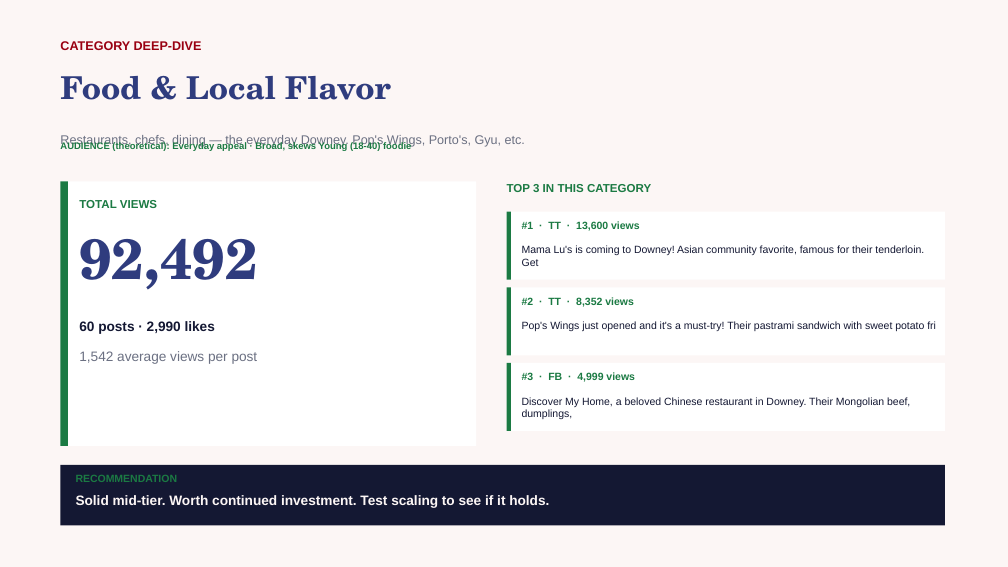
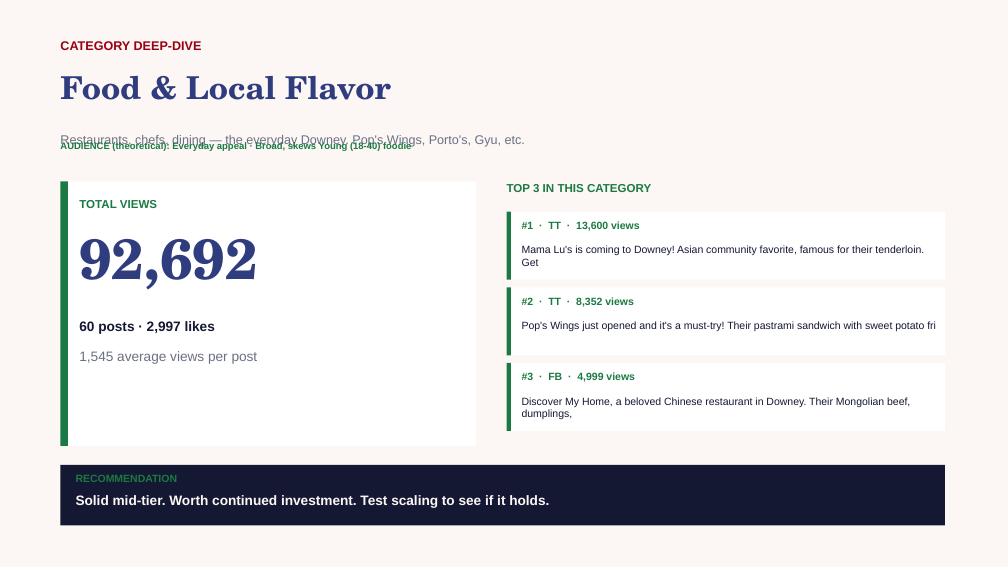
Before and after one commit to zvmmer/talking-downey-kpis, a slide deck: slide 5 of SPONSOR_CONTENT_REPORT.pptx. Drawn at 1008x567 pixels with LibreOffice and Linux fonts; fonts in the diff are those of the drawing. Boxes give left, top, right and bottom in pixels: in the first picture for what was removed or moved away, otherwise in the second. Text is boxed around its words. In the diff, an @@ line names an element or a change of style, - is before the commit and + after.

```diff
--- a/SPONSOR_CONTENT_REPORT.pptx
+++ b/SPONSOR_CONTENT_REPORT.pptx
@@ text at [79,239,257,290]: text changed @@
-92,492
+92,692
@@ text at [79,321,215,334]: text changed @@
-60 posts · 2,990 likes
+60 posts · 2,997 likes
@@ text at [79,351,258,364]: text changed @@
-1,542 average views per post
+1,545 average views per post
```
Also in this commit, not shown: 10 other slides changed, 5 other files.
